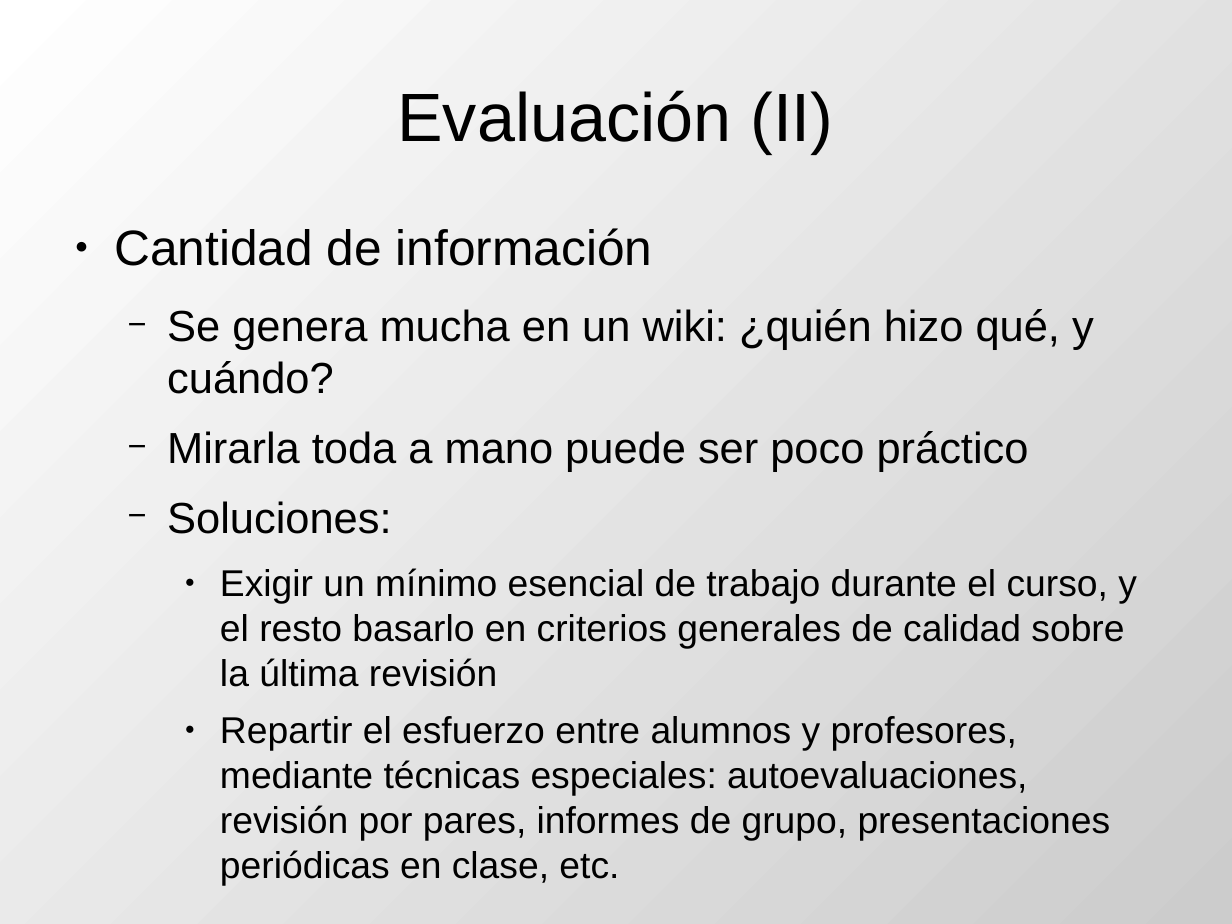
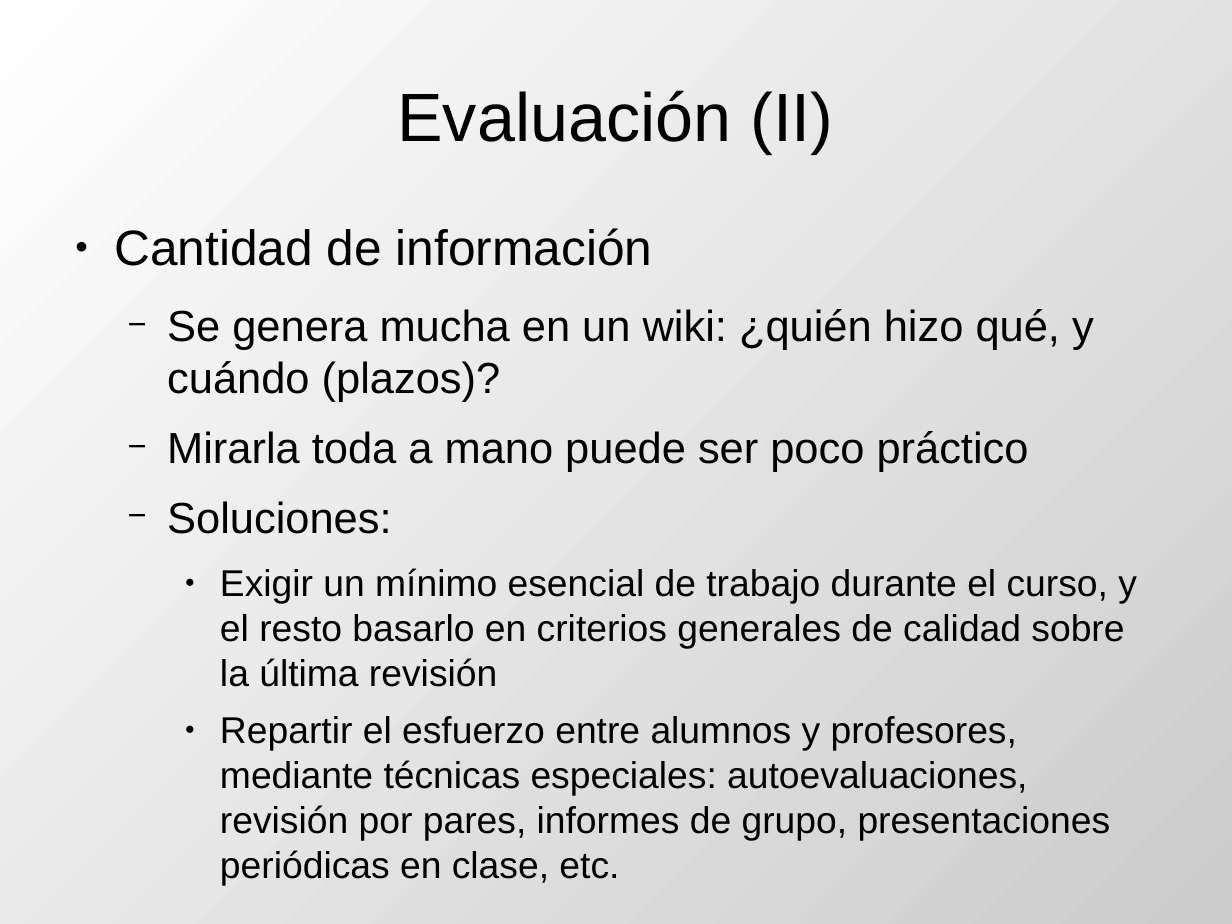
Before and after one commit to DrPantera/wikis4education, a slide deck: slide 5 of uca-2013_07/tema-5-EvaluacionWikis.odp (slide 4 before the commit). Drawn at 1232x924 pixels with LibreOffice and Linux fonts; fonts in the diff are those of the drawing. Boxes give left, top, right and bottom in pixels: in the first picture for what was removed or moved away, otherwise in the second. Text is boxed around its words. In the diff, an @@ line names an element or a change of style, - is before the commit and + after.

```diff
--- a/uca-2013_07/tema-5-EvaluacionWikis.odp
+++ b/uca-2013_07/tema-5-EvaluacionWikis.odp
@@ text at [167,309,1094,402]: text changed @@
-  − Se genera mucha en un wiki: ¿quién hizo qué, y cuándo?
+  − Se genera mucha en un wiki: ¿quién hizo qué, y cuándo (plazos)?
```
Also in this commit, not shown: 1 other slide changed, 2 slides added, 4 other files.
